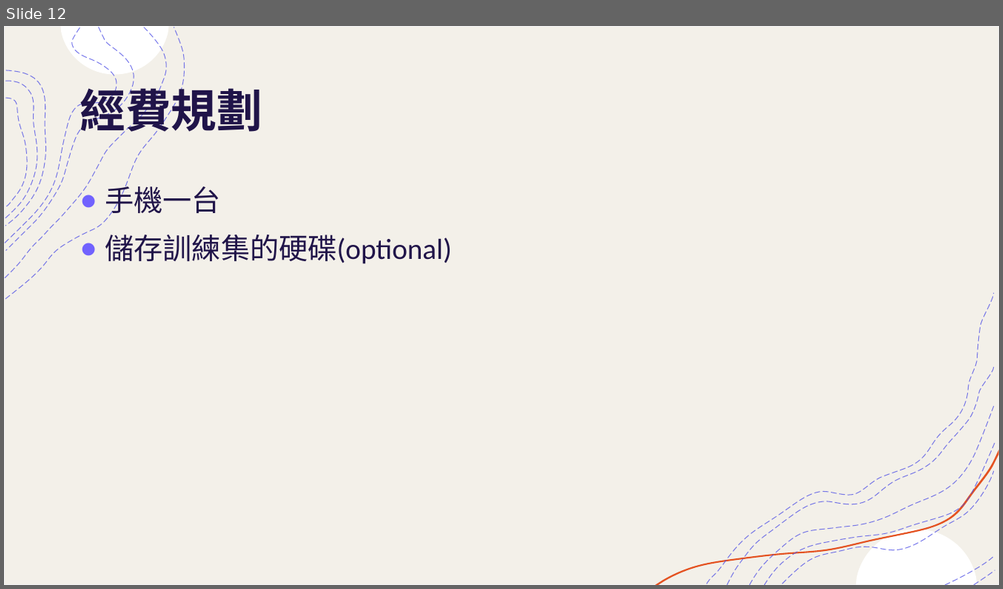
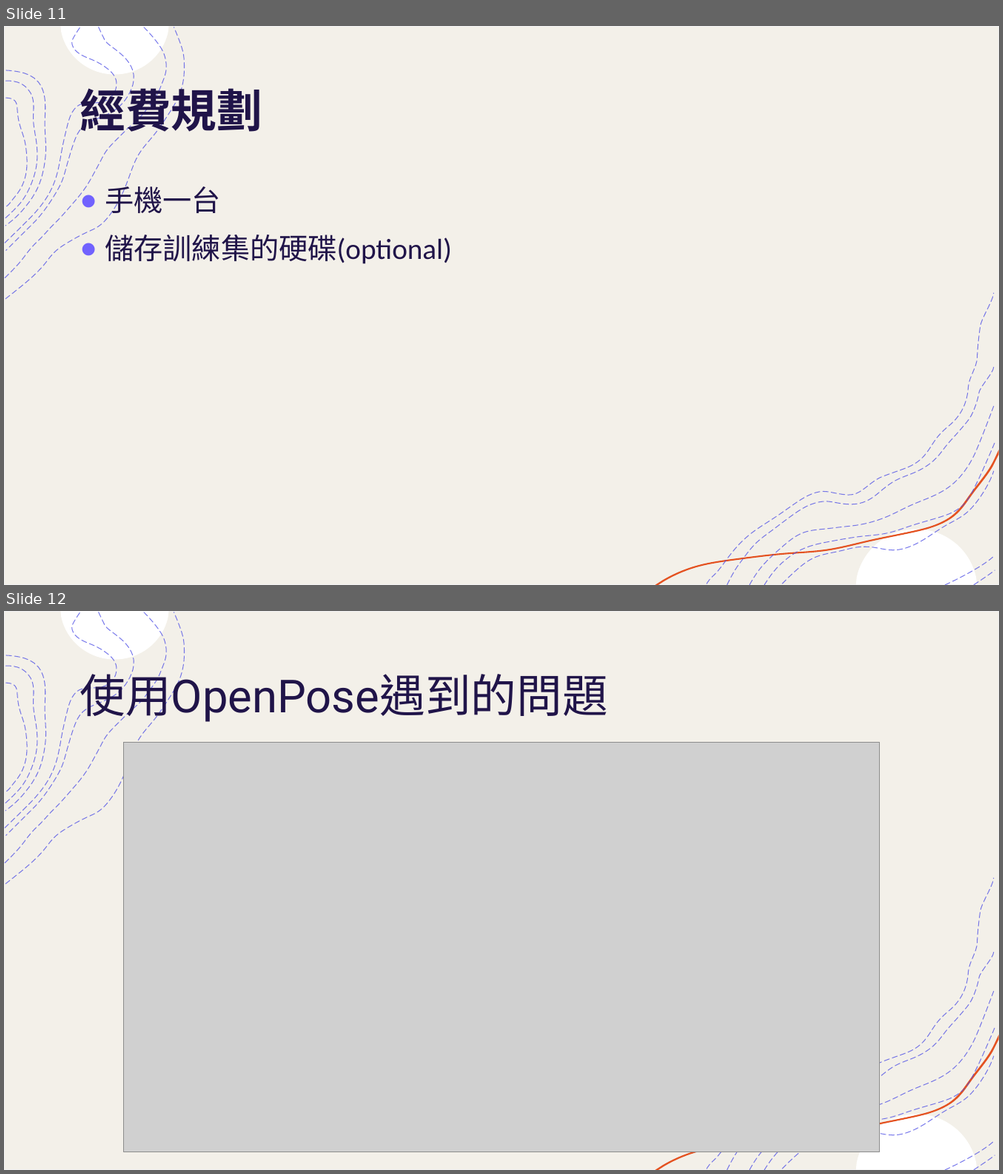
Before and after one commit to mizulun/seatpose-system, a slide deck: 提升運動表現輔助系統.pptx. Shown one above the other, each under a label of ours: slide 12 before the commit, slides 11 and 12 after it. The pictures are 1003x589 and 1003x1174 pixels, drawn with LibreOffice and Linux fonts; fonts in the diff are those of the drawing; grey boxes stand for pictures. Boxes give left, top, right and bottom in pixels: in the first picture for what was removed or moved away, otherwise in the second. Text is boxed around its words. In the diff, an @@ line names an element or a change of style, - is before the commit and + after.

Commit message:
新增openpose遇到的問題

```diff
--- a/提升運動表現輔助系統.pptx
+++ b/提升運動表現輔助系統.pptx
@@ slide 12 added at box(4, 611, 999, 1170), background #FFFFFF; not listed: 18 template elements that a slide beside it also shows @@
@@ title added at box(79, 666, 607, 724), 44 pt, text #201449 @@
+使用OpenPose遇到的問題
@@ picture added at box(123, 742, 880, 1152) @@
@@ what was slide 12 is now slide 11 @@
```
Also in this commit, not shown: 2 slides changed, 1 slide removed.
